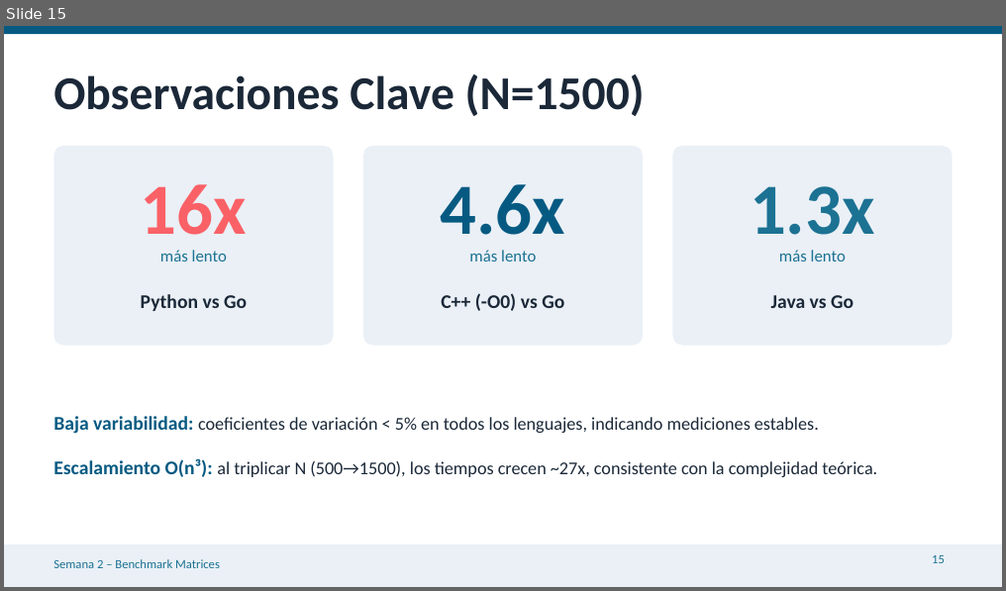
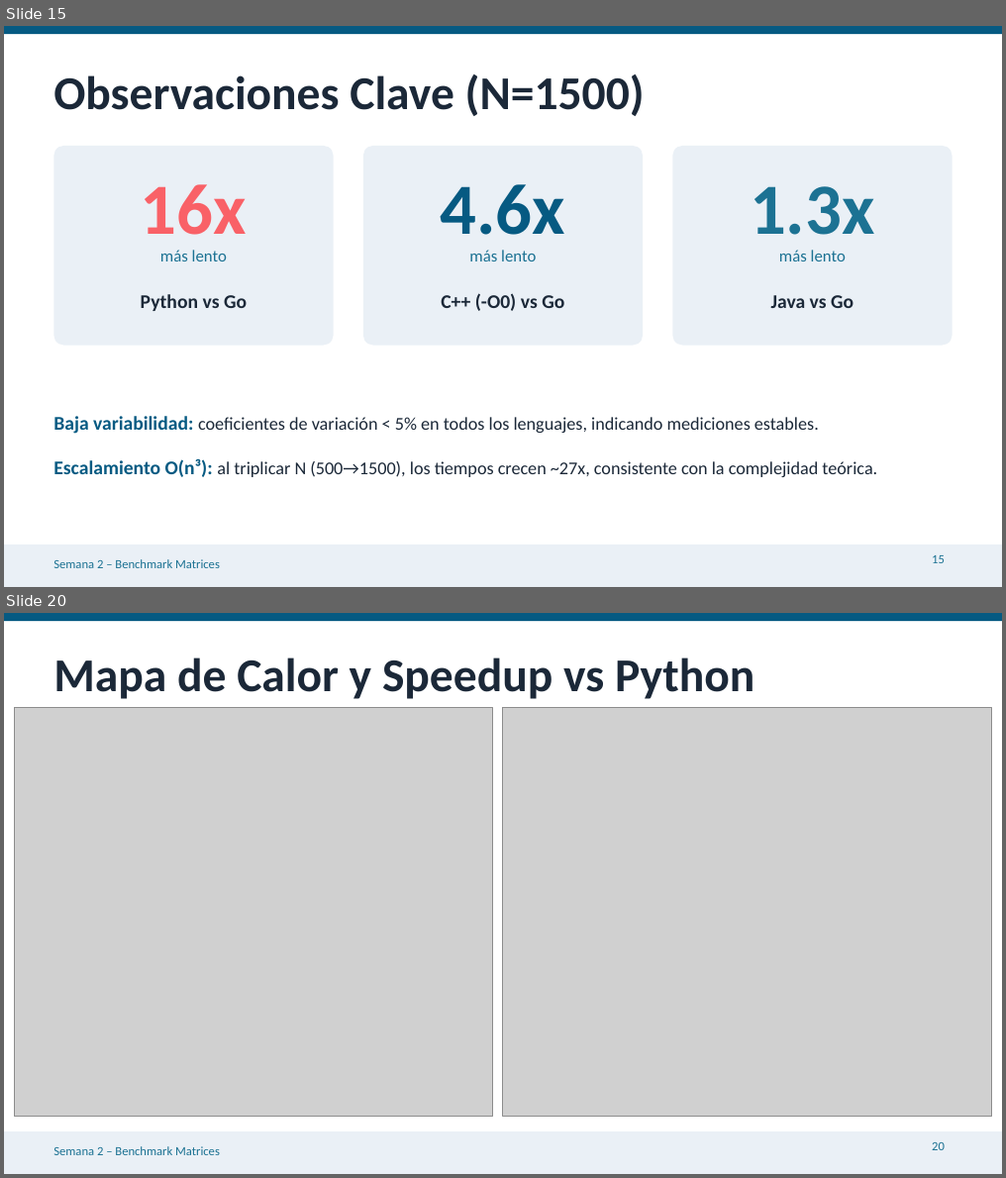
Before and after one commit to jffp-alt/matrix-benchmark, a slide deck: results/Semana2_Benchmark_Matrices.pptx. Shown one above the other, each under a label of ours: slide 15 before the commit, slides 15 and 20 after it; the slides between them are not shown. The pictures are 1006x591 and 1006x1178 pixels, drawn with LibreOffice and Linux fonts; fonts in the diff are those of the drawing; grey boxes stand for pictures. Boxes give left, top, right and bottom in pixels: in the first picture for what was removed or moved away, otherwise in the second. Text is boxed around its words. In the diff, an @@ line names an element or a change of style, - is before the commit and + after.

Commit message:
Update Semana 2 PPTX with statistical analysis slides (23 slides)
Add 7 new slides covering ANOVA two-factor analysis, Tukey HSD
post-hoc comparisons, and 5 statistical charts (bar chart, boxplot,
interaction plot, heatmap, speedup). Update agenda and conclusions.

```diff
--- a/results/Semana2_Benchmark_Matrices.pptx
+++ b/results/Semana2_Benchmark_Matrices.pptx
@@ slide 20 added at [4, 613, 1002, 1174], background #FFFFFF; not listed: 3 template elements that a slide beside it also shows @@
@@ text added at [54, 658, 754, 699], 34 pt, text #1B2838, bold @@
+Mapa de Calor y Speedup vs Python
@@ picture added at [14, 708, 493, 1117] @@
@@ picture added at [503, 708, 992, 1117] @@
@@ page number added at [932, 1143, 944, 1151], 9 pt, text #1C7293 @@
+20
```
Also in this commit, not shown: 1 slide changed, 7 other slides added, 1 slide removed.
